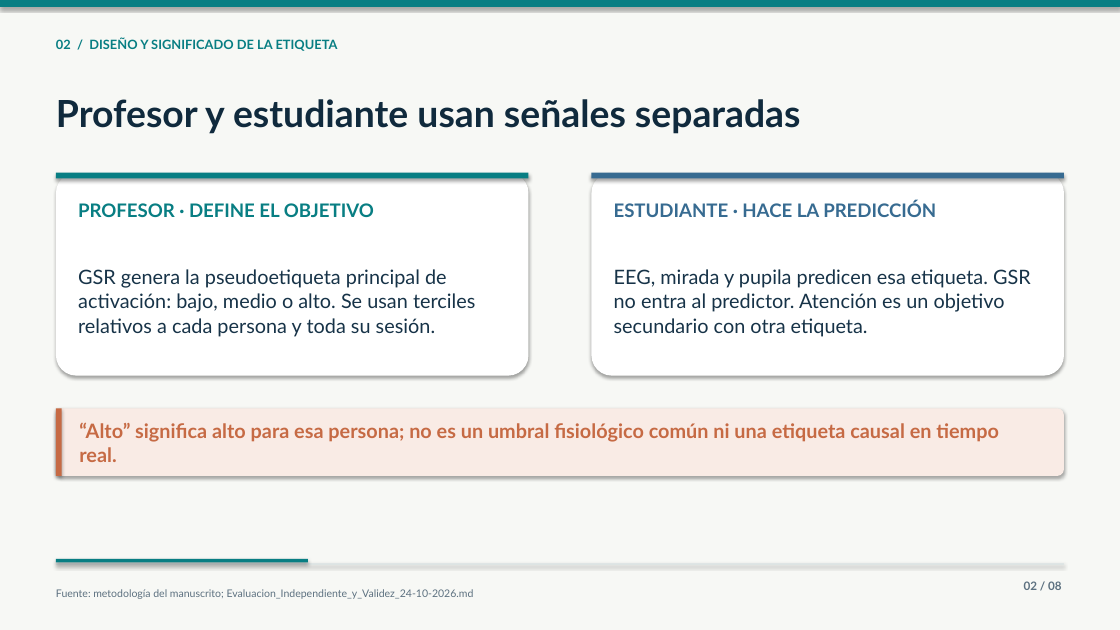
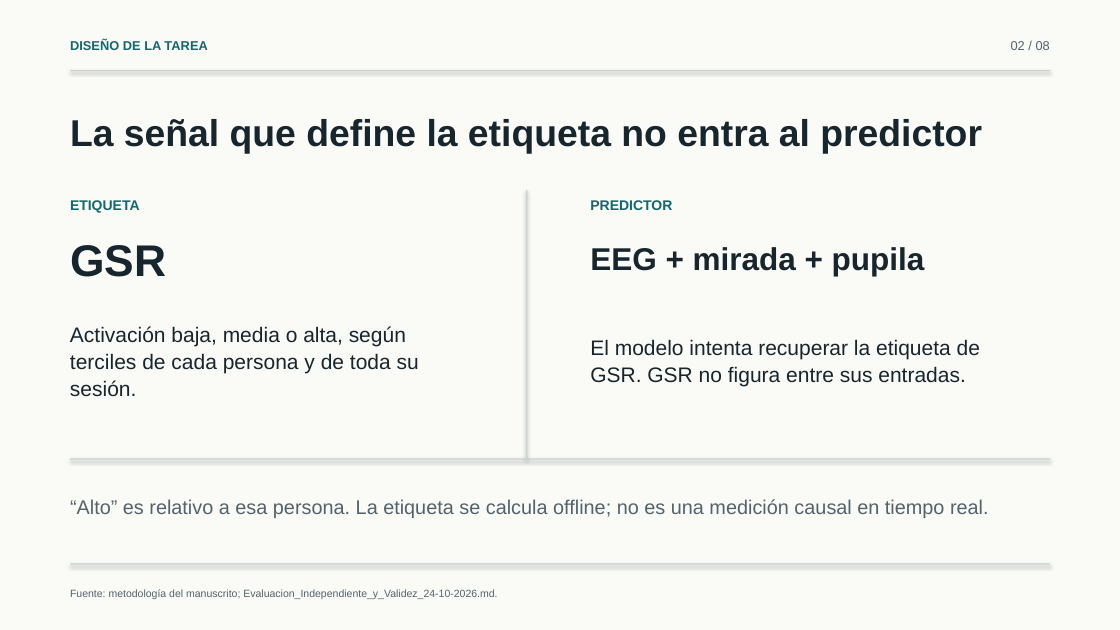
Before and after one commit to marioromero00/Tesis_MDS, a slide deck: slide 2 of presentaciones/Avances-Experimentales-Simplificados-24-10-2026.pptx. Drawn at 1120x630 pixels with LibreOffice and Linux fonts; fonts in the diff are those of the drawing. Boxes give left, top, right and bottom in pixels: in the first picture for what was removed or moved away, otherwise in the second. Text is boxed around its words. In the diff, an @@ line names an element or a change of style, - is before the commit and + after.

Commit message:
Simplificar diseño y redacción de presentación de avances

```diff
--- a/presentaciones/Avances-Experimentales-Simplificados-24-10-2026.pptx
+++ b/presentaciones/Avances-Experimentales-Simplificados-24-10-2026.pptx
@@ background #F7F8F5 to #FAFAF7 @@
@@ text at [70, 40, 207, 50]: text changed; font Lato to Arial; text colour #087E83 to #12686C @@
-02 / DISEÑO Y SIGNIFICADO DE LA ETIQUETA
+DISEÑO DE LA TAREA
@@ text "02 / 08": place and size @@
-text "02 / 08" at [1024, 581, 1061, 590]
+text "02 / 08" at [1011, 41, 1050, 50]
@@ text "02 / 08" at [1011, 41, 1050, 50]: size 10 to 11 pt, font Lato to Arial, text colour #5D7180 to #53636B, bold off; line spacing 1.04 to 1.08 @@
@@ rectangle: place and size @@
-rectangle at [0, 0, 1120, 7]
+rectangle at [70, 70, 1050, 71]
@@ rectangle at [70, 70, 1050, 71]: fill #087E83 to #C9D2D3 @@
@@ text removed at [56, 99, 801, 134] @@
-Profesor y estudiante usan señales separadas
@@ text added at [70, 119, 982, 153], 32 pt, text #17252D, bold @@
+La señal que define la etiqueta no entra al predictor
@@ rounded rectangle removed at [56, 173, 528, 376] @@
@@ rectangle removed at [56, 173, 528, 179] @@
@@ rounded rectangle removed at [592, 173, 1064, 376] @@
@@ rectangle removed at [592, 173, 1064, 179] @@
@@ text added at [70, 200, 140, 213], 12 pt, text #12686C, bold @@
+ETIQUETA
@@ text removed at [78, 203, 374, 217] @@
-PROFESOR · DEFINE EL OBJETIVO
@@ rectangle added at [526, 190, 527, 458], fill #C9D2D3 @@
@@ text added at [590, 200, 672, 210], 12 pt, text #12686C, bold @@
+PREDICTOR
@@ text removed at [614, 201, 936, 217] @@
-ESTUDIANTE · HACE LA PREDICCIÓN
@@ text added at [70, 245, 166, 277], 38 pt, text #17252D, bold @@
+GSR
@@ text removed at [78, 269, 475, 337] @@
-GSR genera la pseudoetiqueta principal de activación: bajo, medio o alto. Se usan terciles relativos a cada persona y toda su sesión.
@@ text added at [590, 247, 925, 276], 27 pt, text #17252D, bold @@
+EEG + mirada + pupila
@@ text removed at [614, 269, 1031, 337] @@
-EEG, mirada y pupila predicen esa etiqueta. GSR no entra al predictor. Atención es un objetivo secundario con otra etiqueta.
@@ text added at [70, 326, 419, 396], 18 pt, text #17252D @@
+Activación baja, media o alta, según terciles de cada persona y de toda su sesión.
@@ text added at [590, 339, 980, 387], 18 pt, text #17252D @@
+El modelo intenta recuperar la etiqueta de GSR. GSR no figura entre sus entradas.
@@ rounded rectangle removed at [56, 408, 1065, 476] @@
@@ rectangle removed at [56, 408, 62, 476] @@
@@ rectangle added at [70, 459, 1050, 460], fill #C9D2D3 @@
@@ text at [70, 499, 989, 518]: text changed; font Lato to Arial; text colour #C66A44 to #53636B; bold off @@
-“Alto” significa alto para esa persona; no es un umbral fisiológico común ni una etiqueta causal en tiempo real.
+“Alto” es relativo a esa persona. La etiqueta se calcula offline; no es una medición causal en tiempo real.
@@ rectangle removed at [56, 559, 308, 562] @@
@@ rectangle: place and size @@
-rectangle at [56, 564, 1065, 565]
+rectangle at [70, 564, 1050, 565]
@@ rectangle at [70, 564, 1050, 565]: fill #D9E2E3 to #C9D2D3 @@
@@ text at [70, 589, 497, 599]: text changed; font Lato to Arial; text colour #5D7180 to #53636B @@
-Fuente: metodología del manuscrito; Evaluacion_Independiente_y_Validez_24-10-2026.md
+Fuente: metodología del manuscrito; Evaluacion_Independiente_y_Validez_24-10-2026.md.
```
Also in this commit, not shown: 7 other slides changed, 12 other files.
